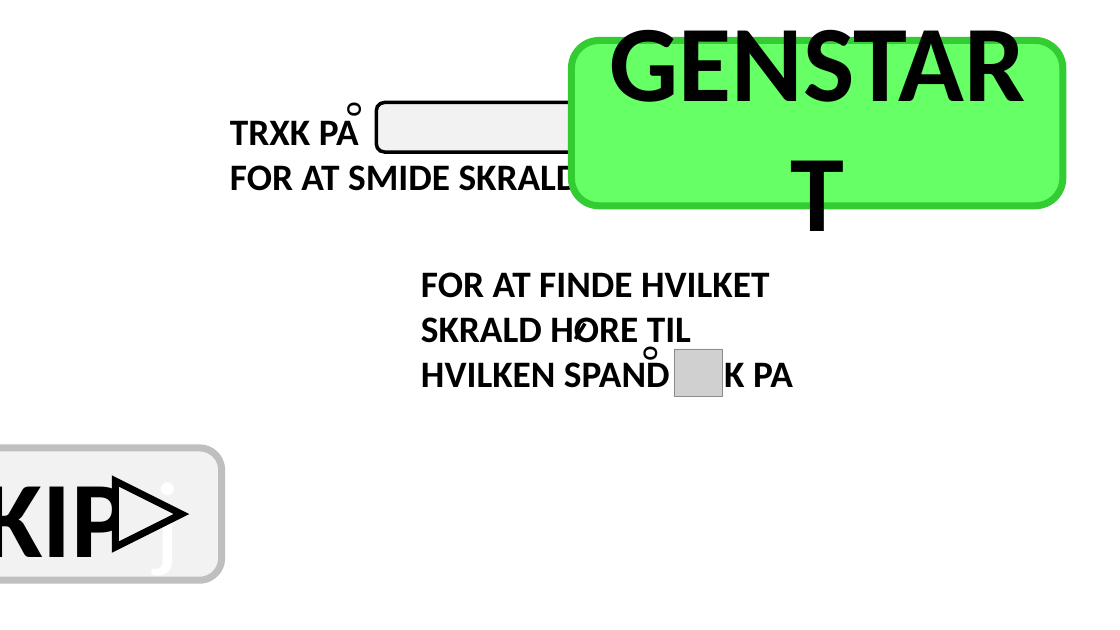
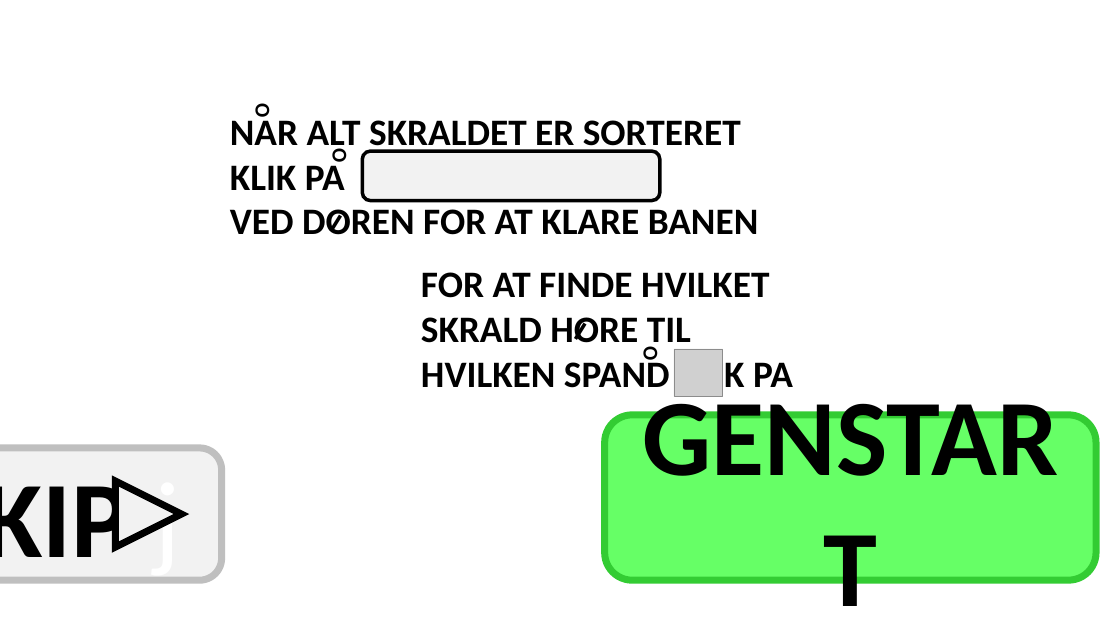
Before and after one commit to Buildasaurus/DDU---Projekt---Platformspil, a slide deck: slide 4 of Myrestartskaerm.pptx. Drawn at 1120x630 pixels with LibreOffice and Linux fonts; fonts in the diff are those of the drawing; grey boxes stand for pictures. Boxes give left, top, right and bottom in pixels: in the first picture for what was removed or moved away, otherwise in the second. Text is boxed around its words. In the diff, an @@ line names an element or a change of style, - is before the commit and + after.

```diff
--- a/Myrestartskaerm.pptx
+++ b/Myrestartskaerm.pptx
@@ text at bbox=[230, 114, 759, 235]: text changed @@
-TRXK PA
-FOR AT SMIDE SKRALD IGEN
+NAR ALT SKRALDET ER SORTERET KLIK PA
+VED DOREN FOR AT KLARE BANEN
@@ text "O": place and size @@
-text "O" at bbox=[342, 104, 368, 116]
+text "O" at bbox=[250, 105, 276, 117]
@@ text added at bbox=[327, 150, 353, 162], 18 pt, text #000000, bold @@
+O
@@ rounded rectangle: place and size @@
-rounded rectangle at bbox=[376, 103, 674, 152]
+rounded rectangle at bbox=[362, 151, 660, 201]
@@ text added at bbox=[328, 206, 334, 236], 24 pt, text #000000, bold @@
+I
@@ rounded rectangle "GENSTART": place and size @@
-rounded rectangle "GENSTART" at bbox=[571, 40, 1063, 206]
+rounded rectangle "GENSTART" at bbox=[605, 415, 1096, 581]
```
Also in this commit, not shown: 6 other files.
